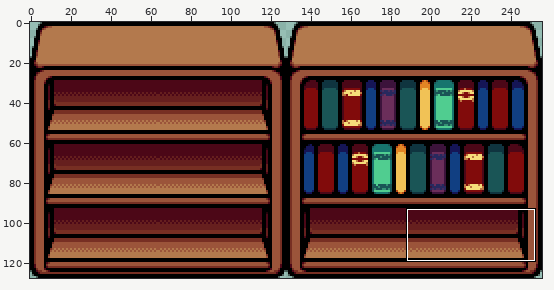
File history of a sprite sheet, Assets/Sprites/Castle Tiles/shelves.png. Above: a wide view before the commit, with the close-up outlined.
Close-up. Before the commit:
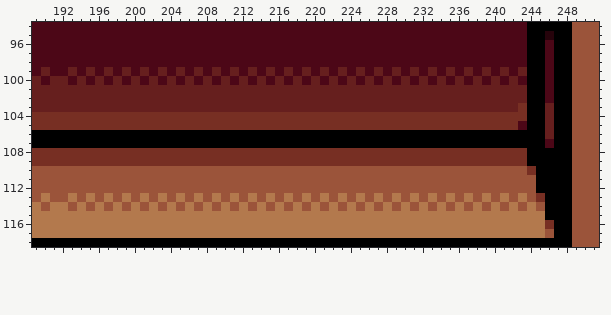
The file is 256x128 pixels. Colours within 5 levels of each other are drawn and written as one. Shown: x 189..251, y 94..118. The commit also changed other parts of the picture, which this record leaves out.
The same view after the edit:
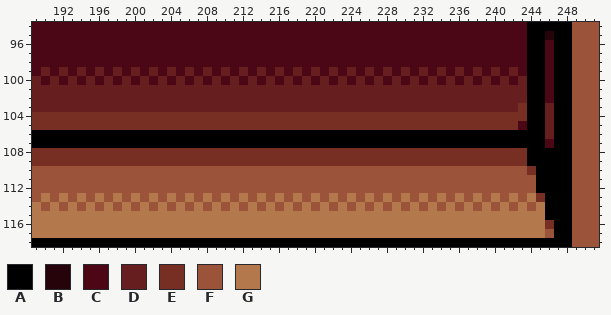
Palette (. is transparent): A #000000  B #26030b  C #4c0717  D #661f1e  E #772f23  F #9b543a  G #b3794d
What changed:
@@ x 189..251 @@
  98 CCCCCCCCCCCCCCCCCCCCCCCCCCCCCCCCCCCCCCCCCCCCCCCCCCCCCCCAACAAFFF
- 99 CDCCDCDCDCDCDCDCDCDCDCDCDCDCDCDCDCDCDCDCDCDCDCDCDCDCDCDAACAAFFF
-100 DCDDCDCDCDCDCDCDCDCDCDCDCDCDCDCDCDCDCDCDCDCDCDCDCDCDCDCAACAAFFF
+ 99 CDCDCDCDCDCDCDCDCDCDCDCDCDCDCDCDCDCDCDCDCDCDCDCDCDCDCDCAACAAFFF
+100 DCDCDCDCDCDCDCDCDCDCDCDCDCDCDCDCDCDCDCDCDCDCDCDCDCDCDCDAACAAFFF
 101 DDDDDDDDDDDDDDDDDDDDDDDDDDDDDDDDDDDDDDDDDDDDDDDDDDDDDDDAACAAFFF
@@ x 189..251 @@
 112 FFFFFFFFFFFFFFFFFFFFFFFFFFFFFFFFFFFFFFFFFFFFFFFFFFFFFFFFAAAAFFF
-113 FGFFGFGFGFGFGFGFGFGFGFGFGFGFGFGFGFGFGFGFGFGFGFGFGFGFGFGFEAAAFFF
-114 GFGGFGFGFGFGFGFGFGFGFGFGFGFGFGFGFGFGFGFGFGFGFGFGFGFGFGFGFAAAFFF
+113 FGFGFGFGFGFGFGFGFGFGFGFGFGFGFGFGFGFGFGFGFGFGFGFGFGFGFGFGEAAAFFF
+114 GFGFGFGFGFGFGFGFGFGFGFGFGFGFGFGFGFGFGFGFGFGFGFGFGFGFGFGFGAAAFFF
 115 GGGGGGGGGGGGGGGGGGGGGGGGGGGGGGGGGGGGGGGGGGGGGGGGGGGGGGGGGAAAFFF
Where, in picture pixels (left, top, right, bottom), the same in both close-ups:
changed: (59, 67, 527, 85)
changed: (59, 193, 545, 211)
